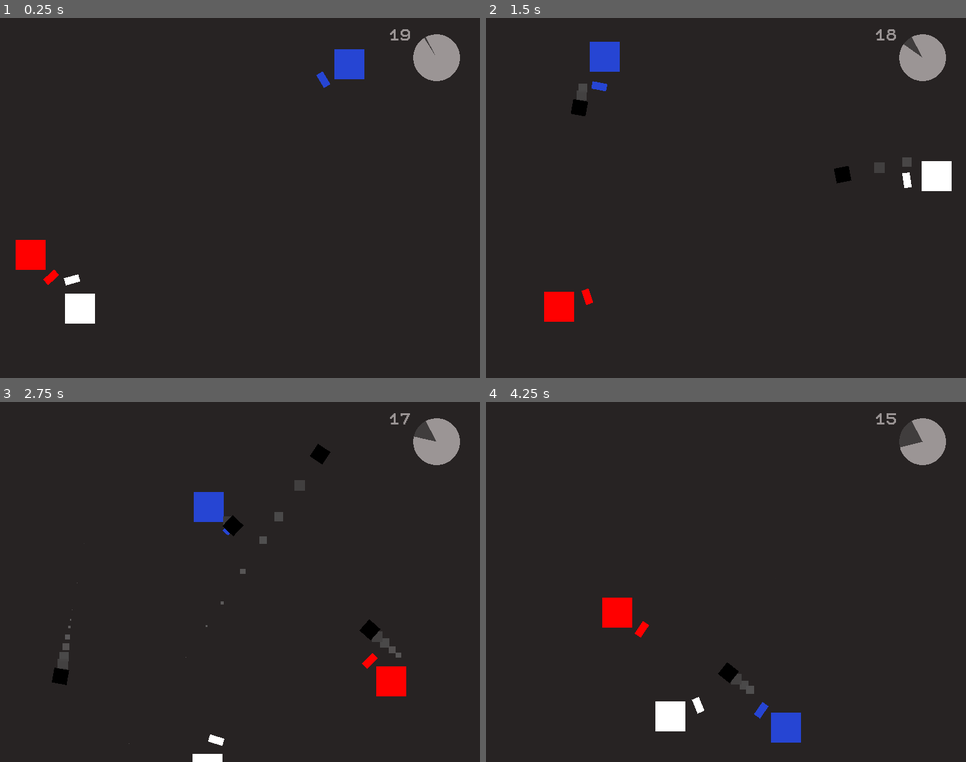
Above: before the commit, frames 1-4 (two rows, left to right).
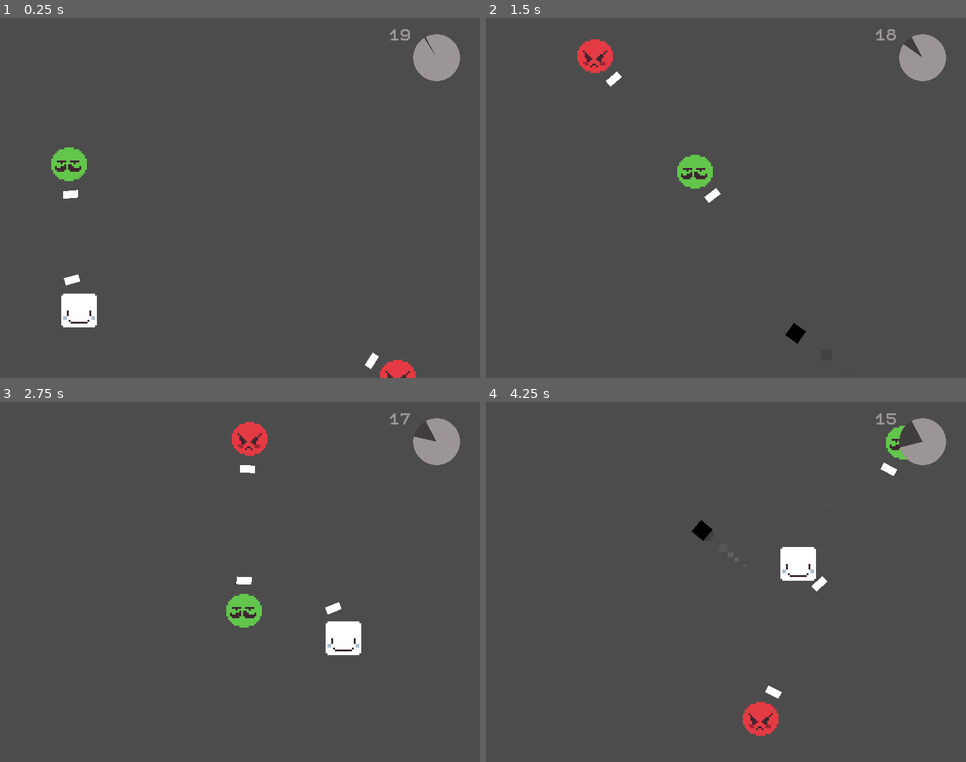
Above: after the commit, the same moments.

Repository: SaviHex/gmtk2020
Game: Godot game, scene res://core/Main/Main.tscn
Same seed, same stepped clock (60 frames per second), same inputs: the game is played once before the commit and once after it.
Inputs (mouse positions are in pixels of both pictures, inside the frame that each line leads up to):
- Up to frame 1 (0.25 s): no input
- Up to frame 2 (1.5 s): tap Enter at 0.5 s; move the mouse to (831, 180) at 0.52 s; hold D (right) 0.53-1.28 s; click (831, 180) at 0.6 s; tap Space at 0.77 s; move the mouse to (630, 216) at 1.27 s; hold S (down) from 1.28 s (still down); click (630, 216) at 1.35 s
- Up to frame 3 (2.75 s): tap Space at 1.52 s; move the mouse to (288, 502) at 2.02 s; release S (down) at 2.03 s; hold D (right) from 2.03 s (still down); click (288, 502) at 2.1 s
- Up to frame 4 (4.25 s): move the mouse to (702, 654) at 2.77 s; release D (right) at 2.78 s; hold W (up) 2.78-3.53 s; click (702, 654) at 2.85 s; tap Space at 3.02, 3.77 s; move the mouse to (870, 636) at 3.52 s; hold A (left) from 3.53 s (still down); click (870, 636) at 3.6 s

The runs differ from the first frame. In frame 1, 98% of the frame differs, in the area x 0-100%, y 0-100%; in frame 2, 99%; in frame 3, 98%; in frame 4, 99%.

Commit message:
Coloquei os sprites nos inimigos e no player

Diff:
--- a/src/core/EnemyPath/EnemyPath.tscn
+++ b/src/core/EnemyPath/EnemyPath.tscn
@@ -3,9 +3,8 @@
 [ext_resource path="res://core/EnemyPath/EnemyPath.gd" type="Script" id=1]
 
 [node name="EnemyPath" type="Path2D"]
-curve = null
 script = ExtResource( 1 )
 
 [node name="PathFollow2D" type="PathFollow2D" parent="."]
-position = Vector2( 32.6485, 45.2958 )
-rotation = -0.196944
+position = Vector2( 17.2191, 76.2498 )
+rotation = -0.47762
--- a/src/core/Main/Main.tscn
+++ b/src/core/Main/Main.tscn
@@ -1,27 +1,28 @@
-[gd_scene load_steps=13 format=2]
+[gd_scene load_steps=14 format=2]
 
 [ext_resource path="res://core/player/Player.tscn" type="PackedScene" id=1]
-[ext_resource path="res://core/enemy/Enemy.tscn" type="PackedScene" id=2]
+[ext_resource path="res://core/enemy/GreenEnemy/GreenEnemy.tscn" type="PackedScene" id=2]
 [ext_resource path="res://core/Main/Main.gd" type="Script" id=3]
 [ext_resource path="res://core/EnemyPath/EnemyPath.tscn" type="PackedScene" id=4]
 [ext_resource path="res://fonts/pixel12x10/Pixel12x10.ttf" type="DynamicFontData" id=5]
 [ext_resource path="res://menus/main_theme.tres" type="Theme" id=6]
 [ext_resource path="res://textures/circle_progress_bar.png" type="Texture" id=7]
 [ext_resource path="res://textures/circle_progress_bar_under.png" type="Texture" id=8]
+[ext_resource path="res://core/enemy/RedEnemy/RedEnemy.tscn" type="PackedScene" id=9]
 
-[sub_resource type="Curve2D" id=1]
+[sub_resource type="Curve2D" id=5]
 _data = {
-"points": PoolVector2Array( 0, 0, 0, 0, 21.6484, 24.9131, 0, 0, 0, 0, 98.973, 17.1483, 0, 0, 0, 0, 121.297, 87.6787, 0, 0, 0, 0, 47.5311, 122.944, 0, 0, 0, 0, 21.6484, 24.9131 )
+"points": PoolVector2Array( 0, 0, 0, 0, 15.7807, 20.7848, 0, 0, 0, 0, 215.35, 19.0819, 0.250345, -14.52, -0.250345, 14.52, 237.487, 39.8562, 0, 0, 0, 0, 216.372, 52.4571, 0, 0, 0, 0, 16.8024, 54.841, -0.736105, 15.8263, 0.736105, -15.8263, 5.56386, 37.4723, 0, 0, 0, 0, 15.7807, 20.7848 )
 }
 
-[sub_resource type="Curve2D" id=2]
+[sub_resource type="Curve2D" id=6]
 _data = {
-"points": PoolVector2Array( 0, 0, 0, 0, 181.149, 11.6408, 0, 0, 0, 0, 232.092, 143.715, 0, 0, 0, 0, 140.017, 165.224, 0, 0, 0, 0, 181.149, 11.6408 )
+"points": PoolVector2Array( 24.4103, -11.9278, -24.4103, 11.9278, 224.984, 186.929, 17.4756, 10.2634, -17.4756, -10.2634, 142.045, 183.6, -9.15388, 9.43126, 9.15388, -9.43126, 128.453, 112.311, -19.6947, -11.6504, 19.6947, 11.6504, 219.714, 84.2942, 22.746, -12.7599, -22.746, 12.7599, 224.984, 186.929 )
 }
 
-[sub_resource type="Curve2D" id=3]
+[sub_resource type="Curve2D" id=7]
 _data = {
-"points": PoolVector2Array( 0, 0, 0, 0, 19.2637, 112.772, 0, 0, 0, 0, 7.56569, 170.507, 0, 0, 0, 0, 119.263, 111.262, 0, 0, 0, 0, 163.413, 178.809, 0, 0, 0, 0, 252.469, 114.659, 0, 0, 0, 0, 219.639, 172.394, 0, 0, 0, 0, 157.375, 127.489, 0, 0, 0, 0, 86.8101, 167.488, 0, 0, 0, 0, 19.2637, 112.772 )
+"points": PoolVector2Array( -23.0234, 9.98605, 23.0234, -9.98605, 22.7669, 81.2429, 0, 0, 0, 0, 123.737, 83.7394, -5.82519, -38.5572, 5.82519, 38.5572, 192.252, 134.779, 25.2425, 7.48953, -25.2425, -7.48953, 32.4756, 178.607, -19.6947, 20.5269, 19.6947, -20.5269, 22.7669, 81.2429 )
 }
 
 [sub_resource type="DynamicFont" id=4]
@@ -34,6 +35,7 @@
 wait_time = 20
 
 [node name="ColorRect" type="ColorRect" parent="."]
+visible = false
 anchor_right = 1.0
 anchor_bottom = 1.0
 margin_right = 256.0
@@ -49,24 +51,21 @@
 [node name="Player" parent="Characters" instance=ExtResource( 1 )]
 position = Vector2( 42.641, 155.093 )
 
-[node name="Enemy" parent="Characters" instance=ExtResource( 2 )]
-modulate = Color( 0.152941, 0.27451, 0.831373, 1 )
-position = Vector2( 226.897, 39.1916 )
+[node name="RedEnemy" parent="Characters" instance=ExtResource( 9 )]
 
-[node name="Enemy2" parent="Characters" instance=ExtResource( 2 )]
-modulate = Color( 1, 0, 0, 1 )
-position = Vector2( 42.3704, 45.6066 )
+[node name="GreenEnemy" parent="Characters" instance=ExtResource( 2 )]
 
 [node name="EnemyPaths" type="Node" parent="."]
 
 [node name="EnemyPath" parent="EnemyPaths" instance=ExtResource( 4 )]
-curve = SubResource( 1 )
+curve = SubResource( 5 )
 
 [node name="EnemyPath2" parent="EnemyPaths" instance=ExtResource( 4 )]
-curve = SubResource( 2 )
+position = Vector2( 0, -3.88347 )
+curve = SubResource( 6 )
 
 [node name="EnemyPath3" parent="EnemyPaths" instance=ExtResource( 4 )]
-curve = SubResource( 3 )
+curve = SubResource( 7 )
 
 [node name="LevelTimer" type="Timer" parent="."]
 
--- a/src/core/enemy/Enemy.tscn
+++ b/src/core/enemy/Enemy.tscn
@@ -2,8 +2,8 @@
 
 [ext_resource path="res://core/enemy/Enemy.gd" type="Script" id=1]
 
-[sub_resource type="RectangleShape2D" id=4]
-extents = Vector2( 8, 8 )
+[sub_resource type="CircleShape2D" id=1]
+radius = 8.45222
 
 [sub_resource type="Gradient" id=2]
 colors = PoolColorArray( 1, 1, 1, 1, 1, 1, 1, 1 )
@@ -16,12 +16,15 @@
 ]]
 script = ExtResource( 1 )
 
+[node name="Sprite" type="Sprite" parent="."]
+offset = Vector2( 1, -1 )
+hframes = 2
+__meta__ = {
+"_editor_description_": ""
+}
+
 [node name="CollisionShape2D" type="CollisionShape2D" parent="."]
-shape = SubResource( 4 )
-
-[node name="Sprite" type="Sprite" parent="."]
-scale = Vector2( 0.0078125, 16 )
-texture = SubResource( 3 )
+shape = SubResource( 1 )
 __meta__ = {
 "_editor_description_": ""
 }
--- /dev/null
+++ b/src/core/enemy/GreenEnemy/GreenEnemy.tscn
@@ -0,0 +1,12 @@
+[gd_scene load_steps=3 format=2]
+
+[ext_resource path="res://core/enemy/Enemy.tscn" type="PackedScene" id=1]
+[ext_resource path="res://core/enemy/GreenEnemy/enemy_2.png" type="Texture" id=2]
+
+[node name="GreenEnemy" instance=ExtResource( 1 )]
+
+[node name="Sprite" parent="." index="0"]
+texture = ExtResource( 2 )
+
+[node name="CollisionShape2D" parent="." index="1"]
+position = Vector2( 0.5, 0 )
--- /dev/null
+++ b/src/core/enemy/RedEnemy/RedEnemy.tscn
@@ -0,0 +1,12 @@
+[gd_scene load_steps=3 format=2]
+
+[ext_resource path="res://core/enemy/Enemy.tscn" type="PackedScene" id=1]
+[ext_resource path="res://core/enemy/RedEnemy/enemy_1.png" type="Texture" id=2]
+
+[node name="RedEnemy" instance=ExtResource( 1 )]
+
+[node name="Sprite" parent="." index="0"]
+texture = ExtResource( 2 )
+
+[node name="CollisionShape2D" parent="." index="1"]
+position = Vector2( 0.5, 0 )
--- a/src/core/player/Player.tscn
+++ b/src/core/player/Player.tscn
@@ -1,6 +1,7 @@
-[gd_scene load_steps=5 format=2]
+[gd_scene load_steps=6 format=2]
 
 [ext_resource path="res://core/player/Player.gd" type="Script" id=1]
+[ext_resource path="res://core/player/player.png" type="Texture" id=2]
 
 [sub_resource type="RectangleShape2D" id=1]
 extents = Vector2( 8, 8 )
@@ -20,8 +21,8 @@
 shape = SubResource( 1 )
 
 [node name="Sprite" type="Sprite" parent="."]
-scale = Vector2( 0.0078125, 16 )
-texture = SubResource( 3 )
+texture = ExtResource( 2 )
+hframes = 2
 
 [node name="Pivot" type="Node2D" parent="."]
 
Renamed: src/core/enemy/enemy_2.png -> src/core/enemy/GreenEnemy/enemy_2.png
Not shown, changed: src/core/enemy/GreenEnemy/enemy_2.png.import
Renamed: src/core/enemy/enemy_1.png -> src/core/enemy/RedEnemy/enemy_1.png
Not shown, changed: src/core/enemy/RedEnemy/enemy_1.png.import
Not shown, added: src/core/player/player.png.import
